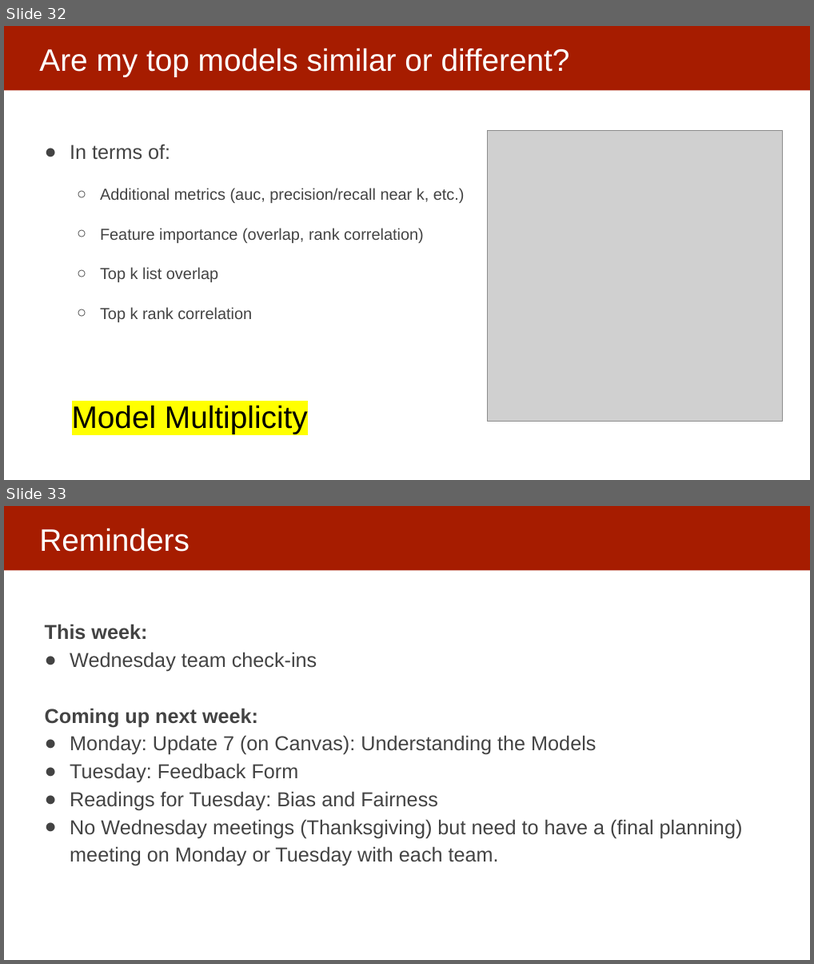
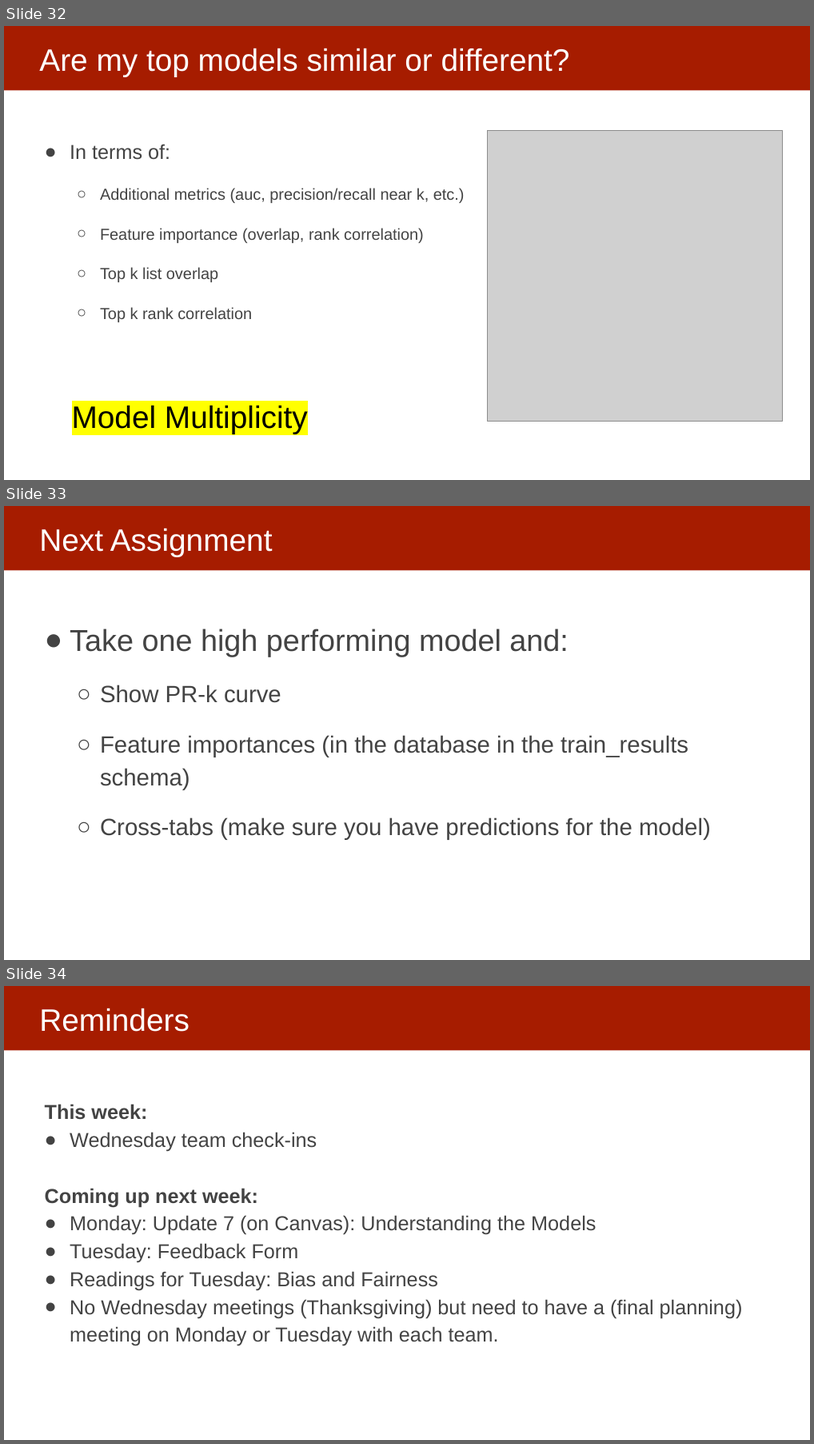
Before and after one commit to dssg/mlforpublicpolicylab, a slide deck: Lectures/16-interpretability-part-1.pptx. Shown one above the other, each under a label of ours: slides 32 and 33 before the commit, slides 32, 33 and 34 after it. The pictures are 814x964 and 814x1444 pixels, drawn with LibreOffice and Linux fonts; fonts in the diff are those of the drawing; grey boxes stand for pictures. Boxes give left, top, right and bottom in pixels: in the first picture for what was removed or moved away, otherwise in the second. Text is boxed around its words. In the diff, an @@ line names an element or a change of style, - is before the commit and + after.

```diff
--- a/Lectures/16-interpretability-part-1.pptx
+++ b/Lectures/16-interpretability-part-1.pptx
@@ slide 33 added at box(4, 506, 810, 960), background #FFFFFF; not listed: 1 template element that a slide beside it also shows @@
@@ title added at box(39, 528, 273, 556), 37 pt, text #FFFFFF @@
+Next Assignment
@@ text added at box(70, 628, 711, 840), 28 pt, text #434343 @@
+● Take one high performing model and:
+  ○ Show PR-k curve
+  ○ Feature importances (in the database in the train_results schema)
+  ○ Cross-tabs (make sure you have predictions for the model)
@@ what was slide 33 is now slide 34 @@
```
Also in this commit, not shown: 1 other slide added, 1 slide removed.
